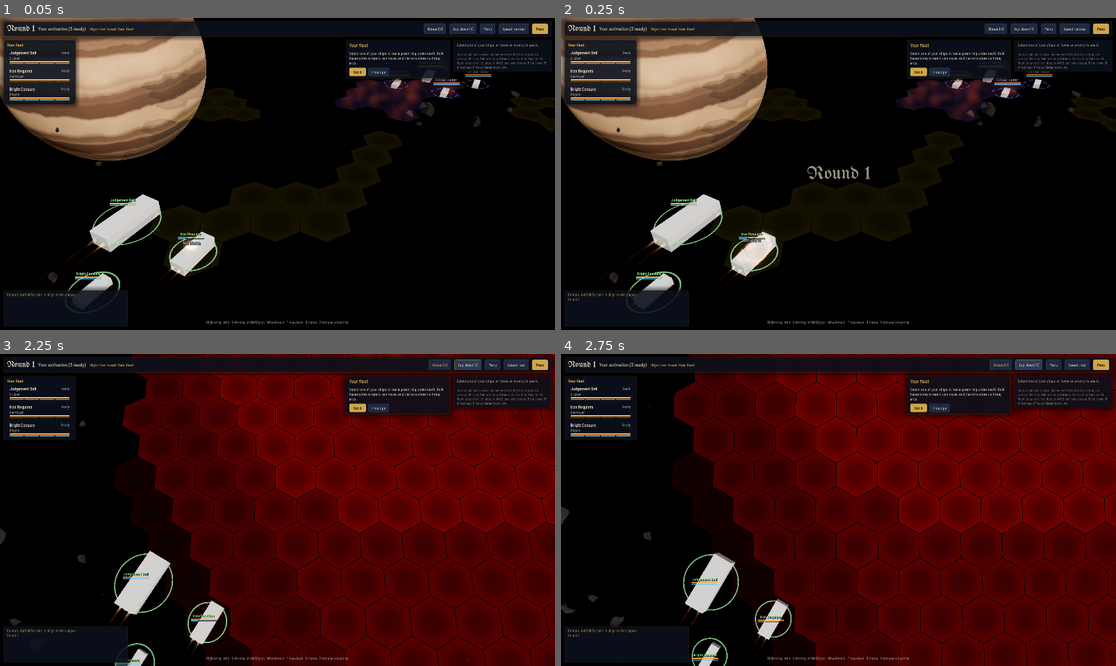
Above: before the commit, frames 1-4 (two rows, left to right).
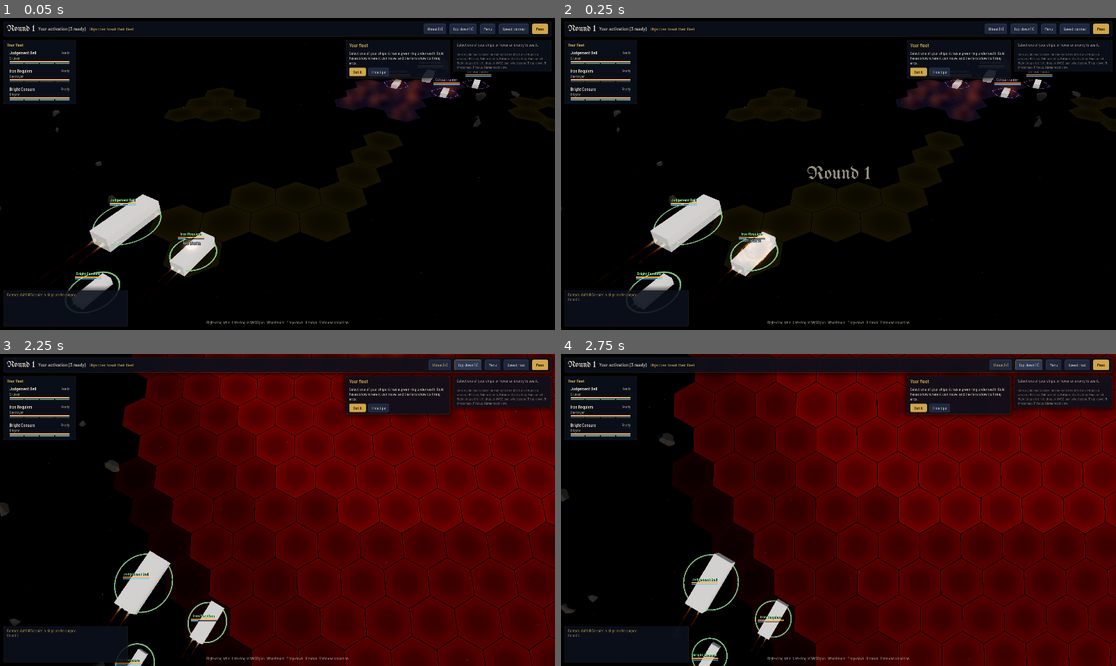
Above: after the commit, the same moments.

Repository: rcbailey12/voidsworn
Game: Godot game, scene res://scenes/battle/battle.tscn
The game is run twice, just before and just after one commit, with the same random seed, the same clock (stepped at 60 frames per second) and the same inputs. This scene is started directly instead of the project's main scene.
Inputs:
- Up to frame 1 (0.05 s): no input
- Up to frame 2 (0.25 s): no input
- Up to frame 3 (2.25 s): click "Speed: normal" at 0.5 s; click "Threat (R)" at 1.25 s; click "Top-down (T)" at 2 s
- Up to frame 4 (2.75 s): no input

The runs differ from the first frame. In frame 1, 11% of the frame differs, in the area x 0-93%, y 0-86%; in frame 2, 11%; in frame 3, 0.2%; in frame 4, 0.3%.

Commit message:
G4: null-safe sync for squadrons, planet behind the battle, watchdog in the PC job
sync_ship takes view()'s null sec, sh and burning (squadrons) without a script error (G2 report).
The backdrop planet moves behind the battle and above the board plane; below it, it showed
through the transparent board as a huge disc under the fleet (G2, scenario s3).
Every Godot launch in g4_gallery.bat goes through tools\pc\tmo.bat. Event lights 64 in max
(Babylon's count). Gallery README.

Co-Authored-By: Claude Opus 5.5 <noreply@anthropic.com>
Claude-Session: https://claude.ai/code/session_01VJBdzhr7ytnn2ZtL2Z9aWh

Diff:
--- a/godot/fx/fx.gd
+++ b/godot/fx/fx.gd
@@ -111,7 +111,7 @@
 	pools["shd"] = POOLS.Pool.new(3072 if big else 1536, _mat(SH.SHARD, 0), self, "fx_chips", POOLS.shard_shape(srng), func() -> Array: return POOLS.shard_shape(srng))
 	if big:
 		pools["dst"] = POOLS.Pool.new(256, _mat(SH.DISTORT, 3), self, "fx_distort", POOLS.quad_shape())
-	for k in (48 if big else (24 if rich else 8)):
+	for k in (64 if big else (24 if rich else 8)):
 		var l = OmniLight3D.new()
 		l.light_energy = 0.0
 		l.shadow_enabled = false
--- a/godot/fx/fx_ship.gd
+++ b/godot/fx/fx_ship.gd
@@ -446,18 +446,20 @@
 func sync(fx, u: Dictionary) -> void:
 	if dead or gone:
 		return
-	var sec: Dictionary = u.get("sec", {})
-	var maxhp = maxf(float(u.get("maxHp", 1.0)), 1.0)
-	var hpf = float(u.get("hp", maxhp)) / maxhp
+	# view() sends null for fields a unit does not have (sec and sh for squadrons): treat them as absent
+	var sec: Dictionary = u["sec"] if u.get("sec") is Dictionary else {}
+	var maxhp = maxf(float(u["maxHp"]) if u.get("maxHp") != null else 1.0, 1.0)
+	var hpf = (float(u["hp"]) if u.get("hp") != null else maxhp) / maxhp
 	var want = [0, 0, 0]
 	var names = ["eng", "mid", "prow"]
 	for i in 3:
 		var f = hpf
 		var broken = false
 		if sec.has(names[i]):
-			var s: Dictionary = sec[names[i]]
-			f = float(s.get("hp", 1.0)) / maxf(float(s.get("max", 1.0)), 1.0)
-			broken = bool(s.get("broken", false))
+			var s = sec[names[i]]
+			if s is Dictionary:
+				f = float(s.get("hp", 1.0) if s.get("hp") != null else 1.0) / maxf(float(s.get("max", 1.0) if s.get("max") != null else 1.0), 1.0)
+				broken = s.get("broken") == true
 		var st = 0 if f > 0.8 else (1 if f > 0.6 else (2 if f > 0.4 else (3 if f > 0.2 else 4)))
 		if broken:
 			st = 4
@@ -474,12 +476,14 @@
 		_apply_stages(fx, want)
 	# shields: a rise means regen
 	var shs = 0.0
-	for v in u.get("sh", []):
-		shs += float(v)
+	var sh_list = u.get("sh")
+	if sh_list is Array:
+		for v in sh_list:
+			shs += float(v) if v != null else 0.0
 	if _last_sh >= 0.0 and shs > _last_sh + 0.5:
 		_regen(fx)
 	_last_sh = shs
-	var burn = bool(u.get("burning", false))
+	var burn = u.get("burning") == true
 	if burn != _burning:
 		_burning = burn
 		_set_burning(fx, burn)
--- a/godot/fx/test/fx_smoke.gd
+++ b/godot/fx/test/fx_smoke.gd
@@ -122,6 +122,8 @@
 		fx.step(1.0 / 60.0)
 	fx.clear_wreck("hegemony_0")
 	fx.remove_ship("corsair_0")
+	# squadrons come from view() with sec and sh set to null
+	fx.sync_ship("chorus_0", {"hp": 10, "maxHp": 18, "sec": null, "sh": null, "burning": null})
 	# accessibility: no rolling second may hold more than 3 counted flashes (WCAG 2.3.2), even in this worst-case reel
 	var fl: PackedFloat64Array = fx.flash_log.duplicate()
 	fl.sort()
--- a/godot/world/world.gd
+++ b/godot/world/world.gd
@@ -169,8 +169,10 @@
 	m.set_shader_parameter("seed", float(idx) * 3.7)
 	mi.material_override = m
 	mi.cast_shadow = GeometryInstance3D.SHADOW_CASTING_SETTING_OFF
-	_planet_dir = Vector3(-0.45, -0.25, -0.86).normalized()
-	mi.position = center + _planet_dir * 2200.0
+	# behind the battle and a little above the board plane: the board camera looks down through the transparent board,
+	# so a planet below the plane showed as a huge disc right under the fleet (G2, scenario s3)
+	_planet_dir = Vector3(-0.42, 0.16, -0.89).normalized()
+	mi.position = center + _planet_dir * 2400.0
 	mi.scale = Vector3.ONE * 520.0
 	add_child(mi)
 	_spin.append([mi, Vector3.UP, 0.004])
Not shown, added: godot/fx/gallery/README.md
Not shown, changed: godot/fx/gallery/pc/g4_gallery.bat
